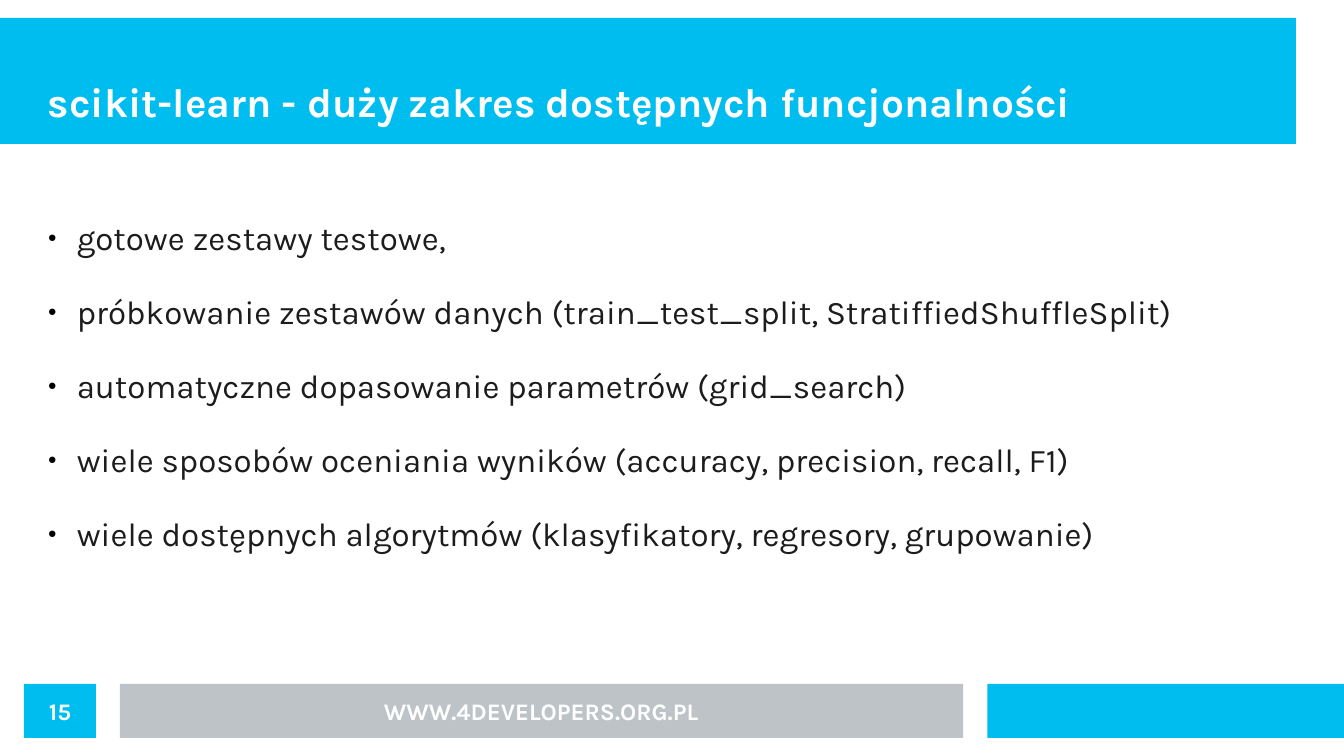
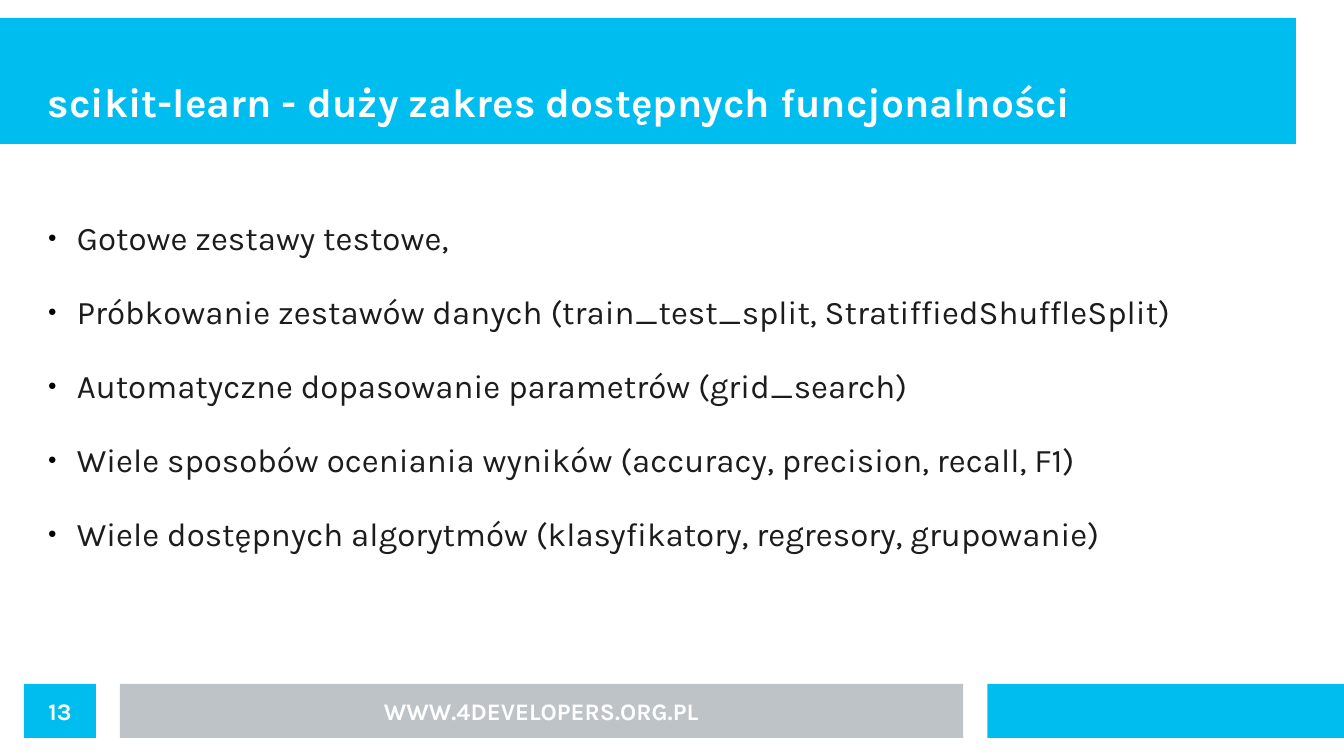
Before and after one commit to Ritsuki/4Developers_2017, a slide deck: slide 13 of praktyczny_wstep_do_ML.odp (slide 15 before the commit). Drawn at 1344x756 pixels with LibreOffice and Linux fonts; fonts in the diff are those of the drawing. Boxes give left, top, right and bottom in pixels: in the first picture for what was removed or moved away, otherwise in the second. Text is boxed around its words. In the diff, an @@ line names an element or a change of style, - is before the commit and + after.

```diff
--- a/praktyczny_wstep_do_ML.odp
+++ b/praktyczny_wstep_do_ML.odp
@@ text at <box>77,229,1170,554</box>: text changed @@
-● gotowe zestawy testowe,
-● próbkowanie zestawów danych (train_test_split, StratiffiedShuffleSplit)
-● automatyczne dopasowanie parametrów (grid_search)
-● wiele sposobów oceniania wyników (accuracy, precision, recall, F1)
-● wiele dostępnych algorytmów (klasyfikatory, regresory, grupowanie)
+● Gotowe zestawy testowe,
+● Próbkowanie zestawów danych (train_test_split, StratiffiedShuffleSplit)
+● Automatyczne dopasowanie parametrów (grid_search)
+● Wiele sposobów oceniania wyników (accuracy, precision, recall, F1)
+● Wiele dostępnych algorytmów (klasyfikatory, regresory, grupowanie)
@@ page number at <box>48,704,71,721</box>: text changed @@
-15
+13
```
Also in this commit, not shown: 1 other slide changed, 1 other file.
